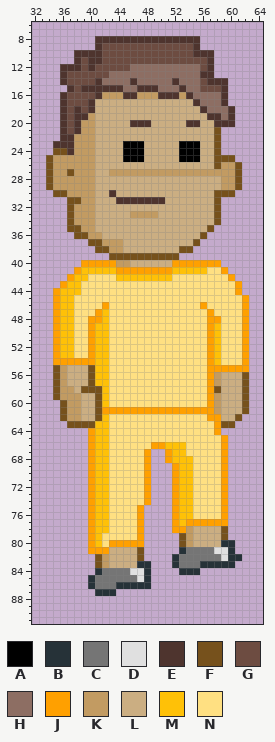
Sprite sheet: src/sprites/playerSprites/Male/yellow/preview.png. The picture above is the old version.
The file is 100x100 pixels. Shown: x 32..64, y 6..91. The old version is drawn lined up with the new one, on the new canvas.
Palette (. is transparent): A #000000  B #263238  C #757575  D #e0e0e0  E #4e342e  F #76511c  G #6d4c41  H #8d6e63  J #ffa000  K #c29b62  L #cbae82  M #ffc107  N #ffe082
Pixels before (only the part around the change), first column x 32:
 6 .................................
 7 .................................
 8 .........EEEEEEEEEEEEEEE.........
 9 .........EGGGGGGGGGGGGGE.........
10 ......EEEEGGGGGGGGGGGGGEEE.......
11 ......EGEEGGGGGGGGGGGGGGGE.......
12 ....EEEGEGGGGGHHHHHHHHHHGE.......
13 ....EGGGGGGHHHHHHHHHHHHHEE.......
14 ....EGGGGEHHHHEHHHHHEHHHGEEE.....
15 .....EGEEEEEEHHEEEHHHEHHGGGE.....
16 ....EGGGGEKKKEEKKKEEEKEHHHHE.....
17 ....EGGGELLLLLLLLLLLLLLEHHHE.....
18 ....EGEGELLLLLLLLLLLLLLLEHHHE....
19 ....EGEEKLLLLLLLLLLLLLLLLEEHE....
20 ....EGEKKLLLLLEEELLLLLEELLEEE....
21 ....EGEKKLLLLLLLLLLLLLLLLLF......
22 ....EEKKKLLLLLLLLLLLLLLLLLF......
23 ...EEEKKKLLLLAAALLLLLAAALLF......
24 ...FFEKKKLLLLAAALLLLLAAALLF......
25 ..FKKKKKKLLLLAAALLLLLAAALLFFF....
26 ..FKKKKKKLLLLLLLLLLLLLLLLLFKKF...
27 ..FKKFKKKLLKKKKKKKKKKKKKKKKKKF...
28 ..FKKKKKKLLLLLLLLLLLLLLLLLLKKF...
29 ..FKKKKKKLLLLLLLLLLLLLLLLLLKKF...
30 ...FFKKKKLLELLLLLLLLLLLLLLFFF....
31 .....FFKKLLLEEEEEEELLLLLLLF......
32 .....FKKKLLLLLLLLLLLLLLLLLF......
33 .....FKKKLLLLLKKKKLLLLLLLLF......
34 .....FKKKLLLLLLLLLLLLLLLLLF......
35 .....FFKKLLLLLLLLLLLLLLLLF.......
36 ......FFKKLLLLLLLLLLLLLLF........
37 ........FFKKKLLLLLLLLLLF.........
38 .........FFKKLLLLLLLLFF..........
39 ...........FFFFFFFFFF............
40 .......JJJJJKKLLLLLLJJJJJJJ......
41 ......JMMMMMJJJJJJJJMMMMMNNJ.....
42 .....JMMNNNNMMMMMMMMNNNNNNNNJ....
43 ....JMMNNNNNNNNNNNNNNNNNNNNNNJ...
44 ...JMMMNNNNNNNNNNNNNNNNNNNNNNJ...
45 ...JMMNNNNNNNNNNNNNNNNNNNNNNNNJ..
46 ...JMMNNNNJNNNNNNNNNNNNNJNNNNNJ..
47 ...JMMNNNJMNNNNNNNNNNNNNNJNNNNJ..
48 ...JMMNNJJMNNNNNNNNNNNNNNJJNNNJ..
49 ...JMMNNJMMNNNNNNNNNNNNNNJMNNNJ..
50 ...JMMNNJMMNNNNNNNNNNNNNNJMNNNJ..
51 ...JMMNNJMMNNNNNNNNNNNNNNJMNNNJ..
52 ...JMMNNJMMNNNNNNNNNNNNNNJMNNNJ..
53 ...JMMNNJMMNNNNNNNNNNNNNNJMNNNJ..
54 ...JJJJJJMMNNNNNNNNNNNNNNJMNNNJ..
55 ...FKLLLFMMNNNNNNNNNNNNNNJJJJJJ..
56 ...FKLLLFMMNNNNNNNNNNNNNNJKLLLF..
57 ...FKLLLFMMNNNNNNNNNNNNNNJKLLLF..
58 ...FKKLFFFMNNNNNNNNNNNNNNJFLLLF..
59 ...FKKKLLFMNNNNNNNNNNNNNNJKLLLF..
60 ....FKKLLFMNNNNNNNNNNNNNNJKLLLF..
61 ....FKKLLFJJJJJJJJJJJJJJJJKLLLF..
62 ....FKKLLFMNNNNNNNNNNNNNNJJLLF...
63 .....FFFFMMNNNNNNNNNNNNNNNJFF....
64 ........JMMNNNNNNNNNNNNNNNJ......
65 ........JMMNNNNNNNNNNNNNNNNJ.....
66 ........JMMNNNNNNJJMMMNNNNNJ.....
67 ........JMMNNNNNJ..JMMNNNNNJ.....
68 ........JMMNNNNNJ..JMMMNNNNJ.....
69 ........JMMNNNNNJ...JMMNNNNJ.....
70 ........JMMNNNNNJ...JMMNNNNJ.....
71 ........JMMNNNNNJ...JMMNNNNJ.....
72 ........JMMNNNNNJ...JMMNNNNJ.....
73 ........JMMNNNNNJ...JMMNNNNJ.....
74 ........JMMNNNNNJ...JMMNNNNJ.....
75 ........JMMNNNNJ....JMMNNNNJ.....
76 ........JMMNNNNJ....JMMNNNNJ.....
77 ........JMMNNNNJ....JMJJJJJJ.....
78 ........JMMNNNNJ....JJKLLLLF.....
79 ........JMNNNNNJ.....FKLLLLF.....
80 ........JMNJJJJJ.....FKLLLLBB....
81 ........JJJLLLLF.....BCCCCDDB....
82 .........FKLLLLF....BCCCCCCDBB...
83 .........FKLLLLBB...BCCCBBBBB....
84 .........BCCCCDDB....BBB.........
85 ........BCCCCCCDB................
86 ........BCCCBBBBB................
87 .........BBB.....................
88 .................................
89 .................................
90 .................................
91 .................................
And afterwards:
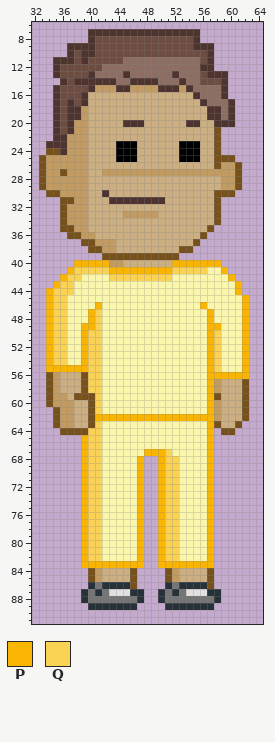
Colours new in this view: P #fab402  Q #fad355
Edits made:
canvas 100x100 -> 96x96, the old top-left corner now at 2,1 (the part of the old canvas that was cut away was empty and is not shown)
colour N: #ffe082 -> #faf6ac
y 7: x 40..55 ................ -> EEEEEEEEEEEEEEEE
y 8: x 40..54 .EEEEEEEEEEEEEE -> EGGGGGGGGGGGGGG
y 9: x 37..41 ....E -> EEEEG; x 56..57 .. -> EE
y 10: x 37..38 .E -> EG; x 41 E -> G; x 55..56 EE -> GG
y 11: x 35..41 ...EGEE -> EEEGEGG; x 45..55 GGGGGGGGGGG -> HHHHHHHHHHH
y 12: x 35..38 .EEE -> EGGG; x 40 E -> G; x 42..45 GGGG -> HHHH; x 56 G -> E
y 13: x 35..36 .E -> EG; x 40..42 GGG -> EHH; x 45 H -> E; x 52 H -> E; x 56 E -> G; x 58..59 .. -> EE
y 14: x 38..40 GGG -> EEE; x 42..43 HH -> EE; x 47..49 HHH -> EEE; x 52..53 EH -> HE; x 57..58 EE -> GG
y 15: x 35..37 ..E -> EGG; x 39 E -> G; x 41..43 EEE -> KKK; x 45..54 HHEEEHHHEH -> EKKKKEEEKE; x 56..58 GGG -> HHH
y 16: x 35..36 .E -> EG; x 39..55 GGEKKKEEKKKEEEKEH -> ELLLLLLLLLLLLLLLE
y 17: x 35..37 .EG -> EGE; x 39..40 GE -> EL; x 55..56 EH -> LE; x 59..60 E. -> HE
y 18: x 35..37 .EG -> EGE; x 39..40 GE -> KL; x 56..58 EHH -> LEE
y 19: x 35..37 .EG -> EGE; x 39..40 EK -> KL
y 20: x 35..38 .EGE -> EGEK; x 40 K -> L; x 45 L -> E; x 48 E -> L
y 21: x 35..38 .EGE -> EGEK; x 40 K -> L
y 22: x 35 . -> E; x 37 E -> K; x 40 K -> L
y 23: x 34 . -> E; x 37 E -> K; x 40 K -> L; x 44 L -> A; x 47 A -> L
y 24: x 34 . -> F; x 36..37 FE -> EK; x 40 K -> L; x 44 L -> A; x 47 A -> L
y 25: x 33..34 .F -> FK; x 40 K -> L; x 44 L -> A; x 47 A -> L
y 26: x 33..34 .F -> FK; x 40 K -> L
y 27: x 33..34 .F -> FK; x 36..37 KF -> FK; x 40 K -> L; x 42 L -> K
y 28..29: x 33..34 .F -> FK; x 40 K -> L
y 30: x 34 . -> F; x 36 F -> K; x 40 K -> L; x 42..43 LE -> EL
y 31: x 36 . -> F; x 38 F -> K; x 40 K -> L; x 43 L -> E
y 32: x 36..37 .F -> FK; x 40 K -> L
y 33: x 36..37 .F -> FK; x 40 K -> L; x 45 L -> K
y 34: x 36..37 .F -> FK; x 40 K -> L
y 35: x 36 . -> F; x 38 F -> K; x 40 K -> L
y 36: x 37 . -> F; x 39 F -> K; x 41 K -> L
y 37: x 39 . -> F; x 41 F -> K; x 44 K -> L
y 38: x 40 . -> F; x 42 F -> K; x 44 K -> L
y 39: x 42 . -> F
y 40: x 38..43 .JJJJJ -> PPPPPK; x 45 K -> L; x 52..58 JJJJJJJ -> PPPPPPP
y 41: x 37..56 .JMMMMMJJJJJJJJMMMMM -> PQQQQQPPPPPPPPPQQQQQ; x 59 J -> P
y 42: x 36..39 .JMM -> PQQN; x 43..51 NMMMMMMMM -> QQQQQQQQQ; x 60 J -> P
y 43: x 35..38 .JMM -> PQQN; x 61 J -> P
y 44: x 34..38 .JMMM -> PQQQN; x 61 J -> P
y 45: x 34..37 .JMM -> PQQN; x 62 J -> P
y 46: x 34..37 .JMM -> PQQN; x 41..42 NJ -> PN; x 56 J -> P; x 62 J -> P
y 47: x 34..37 .JMM -> PQQN; x 40..42 NJM -> PQN; x 57 J -> P; x 62 J -> P
y 48: x 34..37 .JMM -> PQQN; x 40..42 JJM -> PQN; x 57..58 JJ -> PN; x 62 J -> P
y 49: x 34..37 .JMM -> PQQN; x 39..42 NJMM -> PPQN; x 57..58 JM -> PP; x 62 J -> P
y 50..53: x 34..37 .JMM -> PQQN; x 39..42 NJMM -> PQQN; x 57..58 JM -> PQ; x 62 J -> P
y 54: x 34..42 .JJJJJJMM -> PQQNNPQQN; x 57..58 JM -> PQ; x 62 J -> P
y 55: x 34..42 .FKLLLFMM -> PPPPPPQQN; x 57..62 JJJJJJ -> PQNNNP
y 56: x 34..36 .FK -> FKL; x 39..42 LFMM -> FQQN; x 57..62 JKLLLF -> PPPPPP
y 57: x 34..36 .FK -> FKL; x 39..42 LFMM -> FQQN; x 57 J -> P
y 58: x 34..37 .FKK -> FKLL; x 40..42 FFM -> QQN; x 57..58 JF -> PK
y 59: x 34..35 .F -> FK; x 37..42 KKLLFM -> LFFFQN; x 57..58 JK -> PF
y 60: x 34..36 ..F -> FKK; x 38 K -> L; x 40..42 LFM -> FQN; x 57 J -> P
y 61: x 35..36 .F -> FK; x 38 K -> L; x 40..57 LFJJJJJJJJJJJJJJJJ -> FQNNNNNNNNNNNNNNNP
y 62: x 35..36 .F -> FK; x 38 K -> L; x 40..58 LFMNNNNNNNNNNNNNNJJ -> FPPPPPPPPPPPPPPPPPK; x 61..62 F. -> LF
y 63: x 35..39 ..FFF -> FKKLL; x 41..42 MM -> QN; x 57..61 NJFF. -> PFLLF
y 64: x 36..42 ....JMM -> FFFFQQN; x 57..60 NJ.. -> P.FF
y 65: x 39..42 .JMM -> PQQN; x 57..59 NNJ -> P..
y 66: x 39..42 .JMM -> PQQN; x 49..53 JJMMM -> NNNNN; x 57..59 NNJ -> P..
y 67: x 39..42 .JMM -> PQQN; x 48..53 J..JMM -> PPPQNN; x 57..59 NNJ -> P..
y 68: x 39..42 .JMM -> PQQN; x 47..48 NJ -> P.; x 50..54 .JMMM -> PQQNN; x 57..59 NNJ -> P..
y 69..74: x 39..42 .JMM -> PQQN; x 47..48 NJ -> P.; x 50..54 ..JMM -> PQQNN; x 57..59 NNJ -> P..
y 75..76: x 39..42 .JMM -> PQQN; x 47 J -> P; x 50..54 ..JMM -> PQQNN; x 57..59 NNJ -> P..
y 77: x 39..42 .JMM -> PQQN; x 47 J -> P; x 50..59 ..JMJJJJJJ -> PQQNNNNP..
y 78: x 39..42 .JMM -> PQQN; x 47 J -> P; x 50..59 ..JJKLLLLF -> PQQNNNNP..
y 79: x 39..41 .JM -> PQQ; x 47 J -> P; x 50..59 ...FKLLLLF -> PQQNNNNP..
y 80: x 39..41 .JM -> PQQ; x 43..47 JJJJJ -> NNNNP; x 50..60 ...FKLLLLBB -> PQQNNNNP...
y 81: x 39..47 .JJJLLLLF -> PQQNNNNNP; x 50..60 ...BCCCCDDB -> PQQNNNNP...
y 82: x 39..47 ..FKLLLLF -> PQQNNNNNP; x 50..61 ..BCCCCCCDBB -> PQQNNNNP....
y 83: x 39..48 ..FKLLLLBB -> PPPPPPPPP.; x 50..60 ..BCCCBBBBB -> PPPPPPPP...
y 84: x 40..48 .BCCCCDDB -> FKLLLLF..; x 51..57 ..BBB.. -> FKLLLLF
y 85: x 40..48 BCCCCCCDB -> FKLLLLF..; x 51..57 ....... -> FKLLLLF
y 86: x 42..43 CC -> BB; x 46..48 BBB -> F..; x 51..57 ....... -> BCBBBBF
y 87: x 39..40 .. -> BC; x 42..47 BB.... -> CDDDBB; x 50..58 ......... -> BCBCDDDBB
y 88: x 39..47 ......... -> BCCCCCCCB; x 50..58 ......... -> BCCCCCCCB
y 89: x 40..46 ....... -> BBBBBBB; x 51..57 ....... -> BBBBBBB
Changed places in both pictures, as pixel boxes (x1, y1, x2, y2):
changed: (39, 29, 249, 610)
